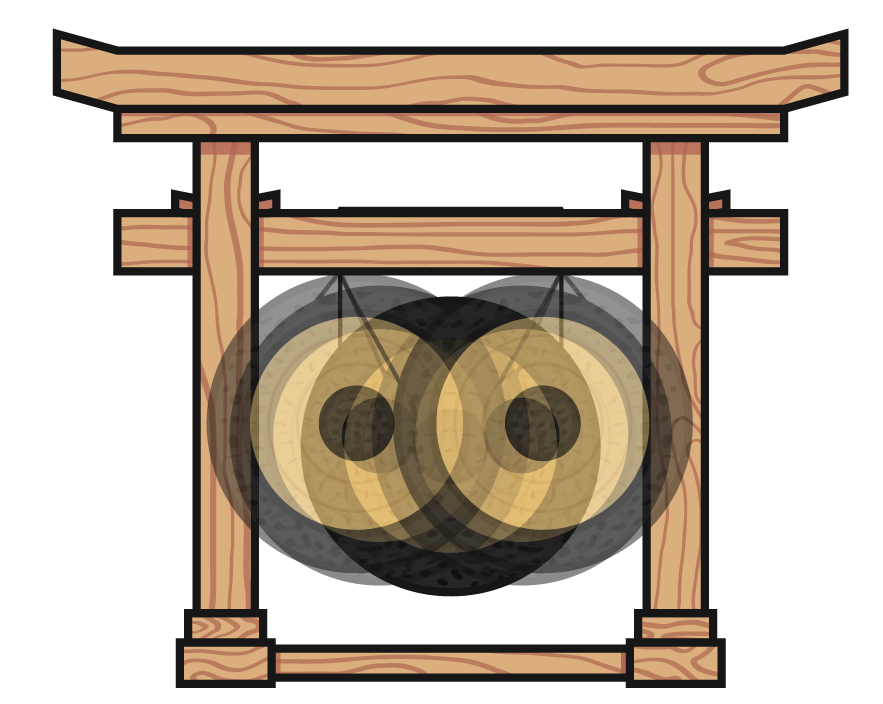
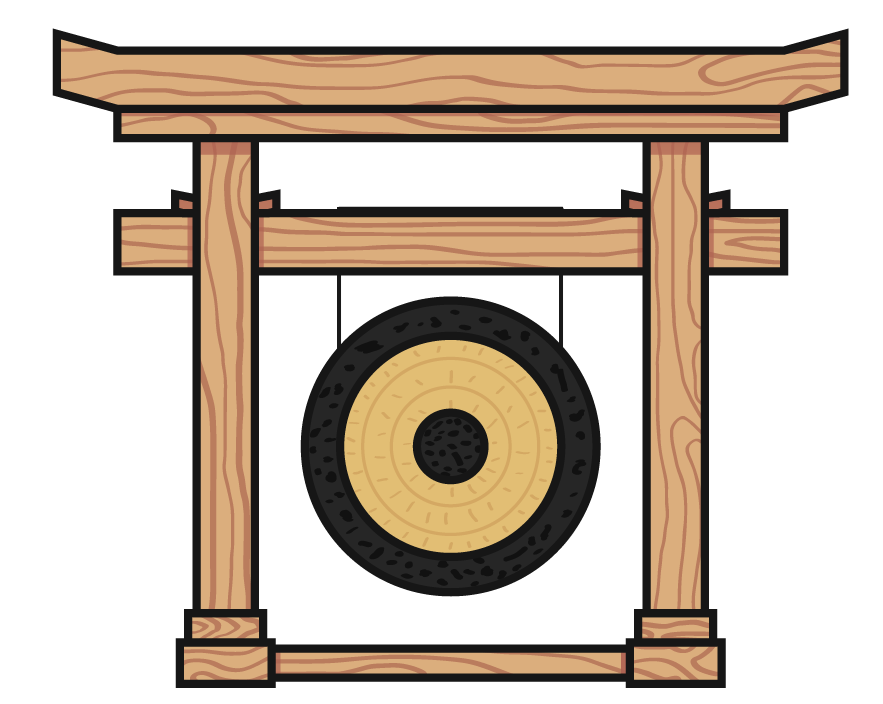
Layers edited between the first and the second 883px x 704px image:
removed layer "Gong Anim2" from group "Gong" over (206, 275, 693, 574)
removed layer "Gong Anim1" from group "Gong" over (229, 275, 672, 586)
painted on "Plate" over (338, 275, 564, 348)
added layer "Line 2" in group "Gong" over (559, 207, 564, 358)
added layer "Line 1" in group "Gong" over (337, 207, 342, 358)
